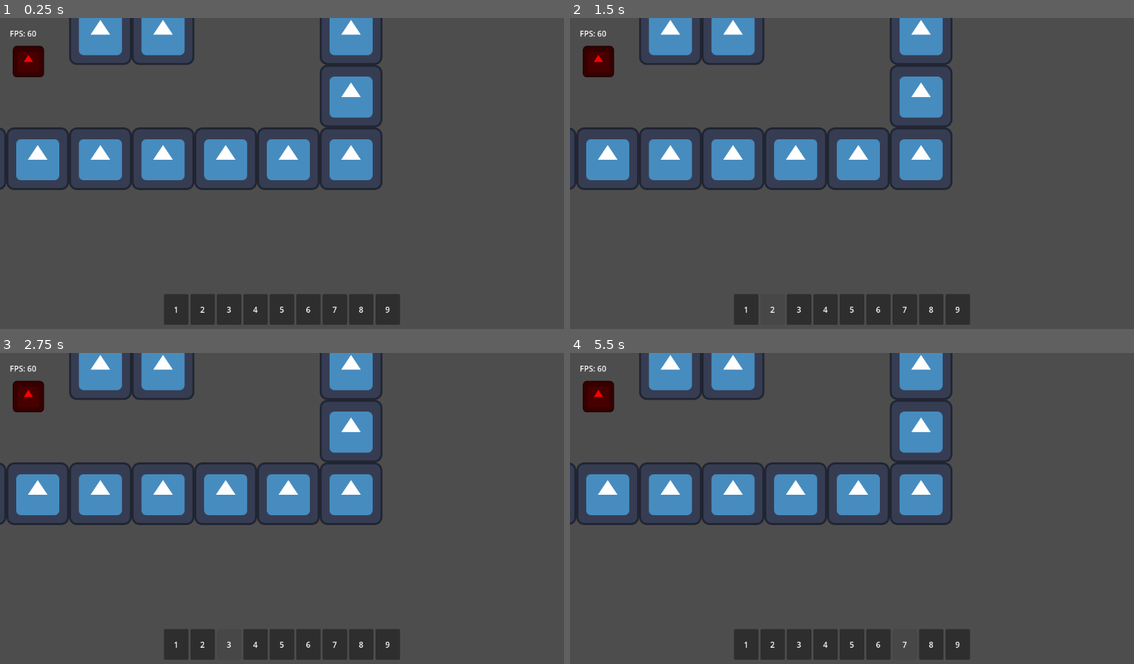
Above: before the commit, frames 1-4 (two rows, left to right).
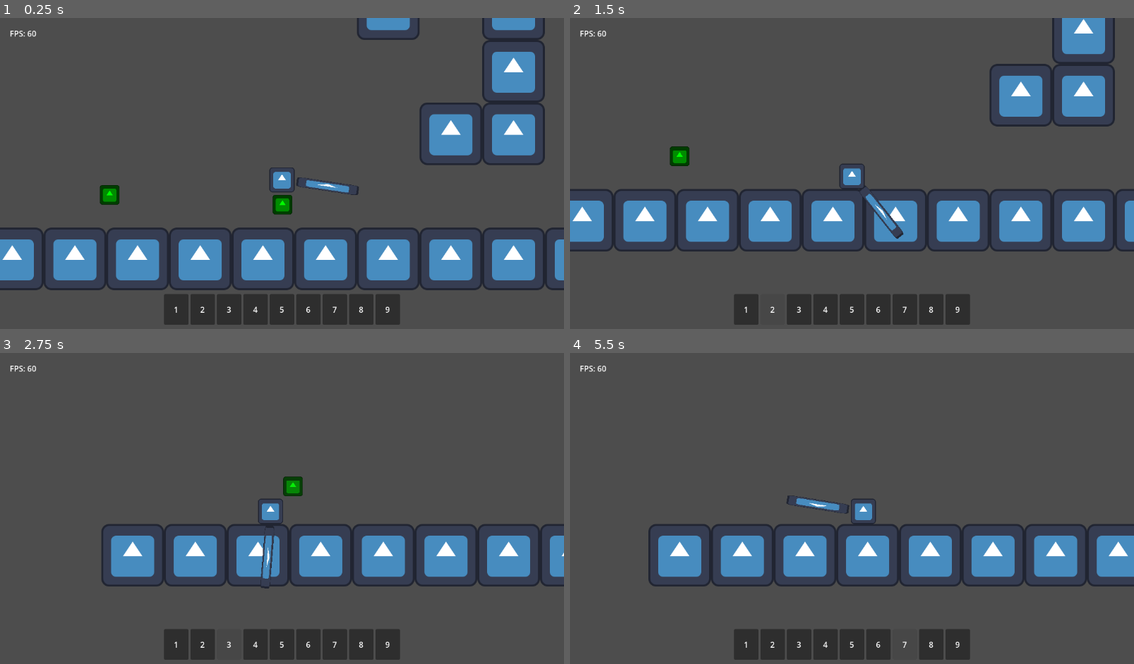
Above: after the commit, the same moments.

Repository: TheHumanMRP/RPG-Life-Tracker
Game: Godot game, scene res://Folders/Systems/Main/Scenes/main_scene.tscn
The game is run twice, just before and just after one commit, with the same random seed, the same clock (stepped at 60 frames per second) and the same inputs. The engine's default icon, where the game draws it, is replaced by a stand-in: a white triangle on a blue panel in a dark square.
Inputs (mouse positions are in pixels of both pictures, inside the frame that each line leads up to):
- Up to frame 1 (0.25 s): no input
- Up to frame 2 (1.5 s): drag from (744, 310) to (908, 108) at 0.52 s; drag from (773, 310) to (823, 238) at 1.27 s
- Up to frame 3 (2.75 s): move the mouse to (231, 645) at 2.02 s; hold A (move_left) from 2.03 s (still down); tap E (equip_item) at 2.1 s; click (231, 645) at 2.17 s
- Up to frame 4 (5.5 s): release A (move_left) at 2.75 s; drag from (823, 645) to (682, 464) at 2.77 s; drag from (852, 645) to (880, 511) at 3.52 s; drag from (880, 645) to (767, 430) at 4.27 s; move the mouse to (902, 645) at 5.02 s; hold D (move_right) from 5.03 s (still down); tap T (add_test_sword) at 5.1 s; click (902, 645) at 5.17 s

The runs differ from the first frame. In frame 1, 30% of the frame differs, in the area x 0-100%, y 0-88%; in frame 2, 28%; in frame 3, 22%; in frame 4, 23%.
Error before the commit: Parse Error: Could not parse global class "HealthComponent" from "res://Folders/Components/health_component.gd". (res://Folders/Systems/Enemy/enemy.gd:3)
Error after the commit: Invalid access to property or key 'inventory_component' on a base object of type 'Resource (SaveData)'. (res://Folders/Systems/Globals/global.gd:30)

Commit message:
Auto commit at 2026-08-08 17:52:40

Diff:
--- a/Folders/Components/health_component.gd
+++ b/Folders/Components/health_component.gd
@@ -5,19 +5,20 @@
 @export var max_health: int = 100
 var health: float:
 	set(new_health):
-		new_health = clamp(new_health, 0, max_health)
-
-		if new_health < health:
-			print("\nHealth Component [, ", log_name, "]: Damage Taken signal emitted")
-			damage_taken.emit(new_health)
-		elif new_health > health:
-			healed.emit(new_health)
-
-		health = new_health
-
+		set_health(new_health)
 		check_if_dead()
 
-func set_health() ->
+func set_health(new_health) -> float:
+	new_health = clamp(new_health, 0, max_health)
+
+	if new_health < health:
+		print("\nHealth Component [, ", log_name, "]: Damage Taken signal emitted")
+		damage_taken.emit(new_health)
+	elif new_health > health:
+		healed.emit(new_health)
+
+	return new_health
+
 
 var dead: bool
 
